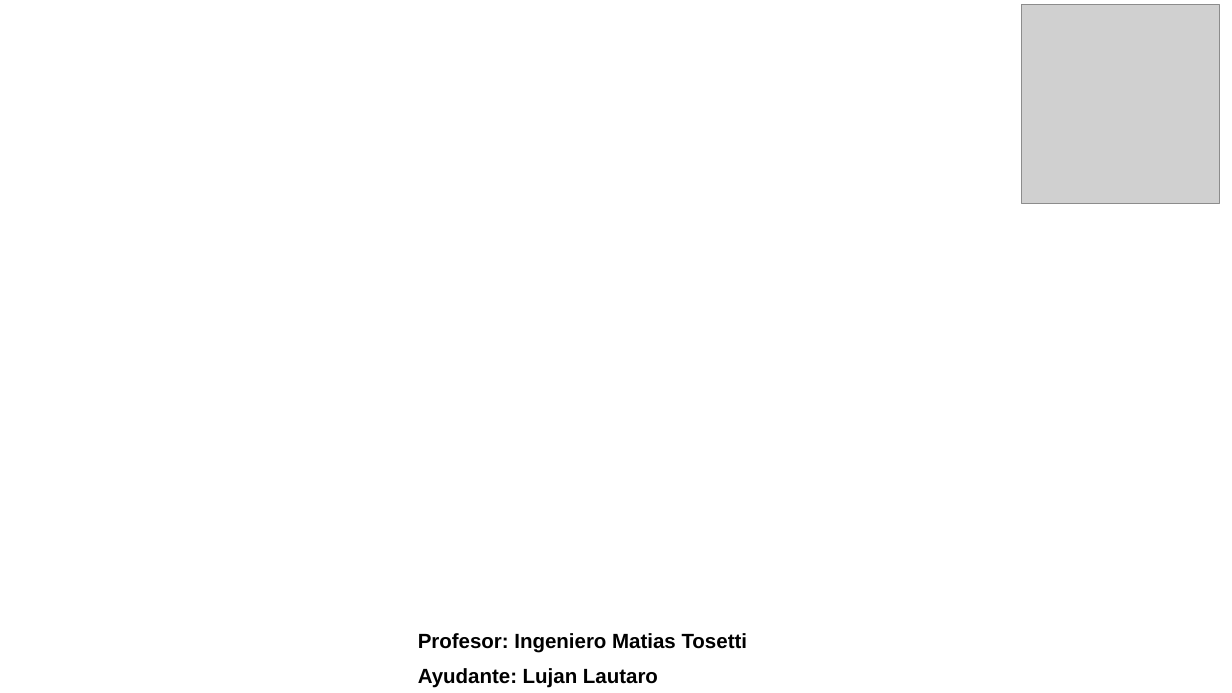
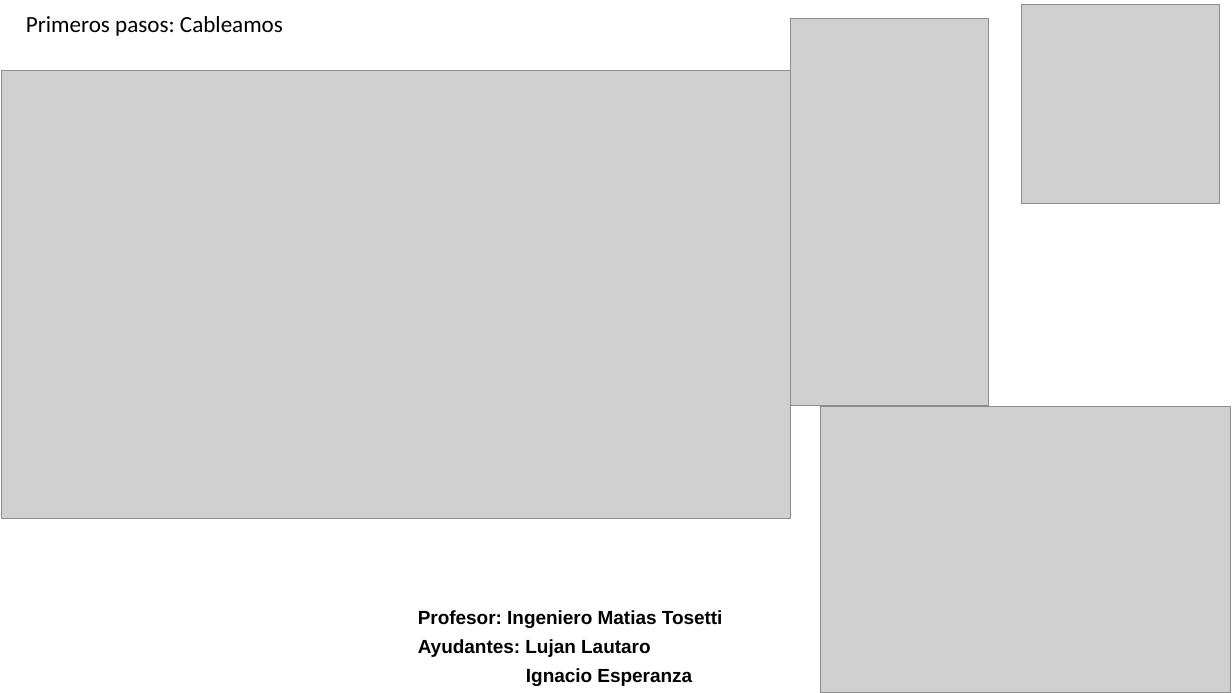
Before and after one commit to Lujham/Lab-de-Compu-1, a slide deck: slide 14 of Presentacion practica Lab de Compu 1.pptx (slide 15 before the commit). Drawn at 1232x693 pixels with LibreOffice and Linux fonts; fonts in the diff are those of the drawing; grey boxes stand for pictures. Boxes give left, top, right and bottom in pixels: in the first picture for what was removed or moved away, otherwise in the second. Text is boxed around its words. In the diff, an @@ line names an element or a change of style, - is before the commit and + after.

```diff
--- a/Presentacion practica Lab de Compu 1.pptx
+++ b/Presentacion practica Lab de Compu 1.pptx
@@ text added at bbox=[26, 16, 283, 36], 18 pt, text #000000 @@
+Primeros pasos: Cableamos
@@ picture added at bbox=[790, 18, 989, 406] @@
@@ picture added at bbox=[1, 70, 790, 519] @@
@@ picture added at bbox=[821, 407, 1231, 693] @@
@@ text "Profesor: Ingeniero Matias Tosetti": place and size @@
-text "Profesor: Ingeniero Matias Tosetti" at bbox=[418, 633, 748, 688]
+text "Profesor: Ingeniero Matias Tosetti" at bbox=[418, 610, 723, 686]
@@ text at bbox=[418, 610, 723, 628]: size 16 to 14.8 pt in "Profesor: Ingeniero Matias Tosetti"; line spacing 0.9 to 0.7; less space between paragraphs @@
@@ text at bbox=[418, 639, 692, 686]: text changed; size 16 to 14.8 pt @@
-Ayudante: Lujan Lautaro
+Ayudantes: Lujan Lautaro
+Ignacio Esperanza
```
Also in this commit, not shown: 15 other slides changed, 27 slides added.
